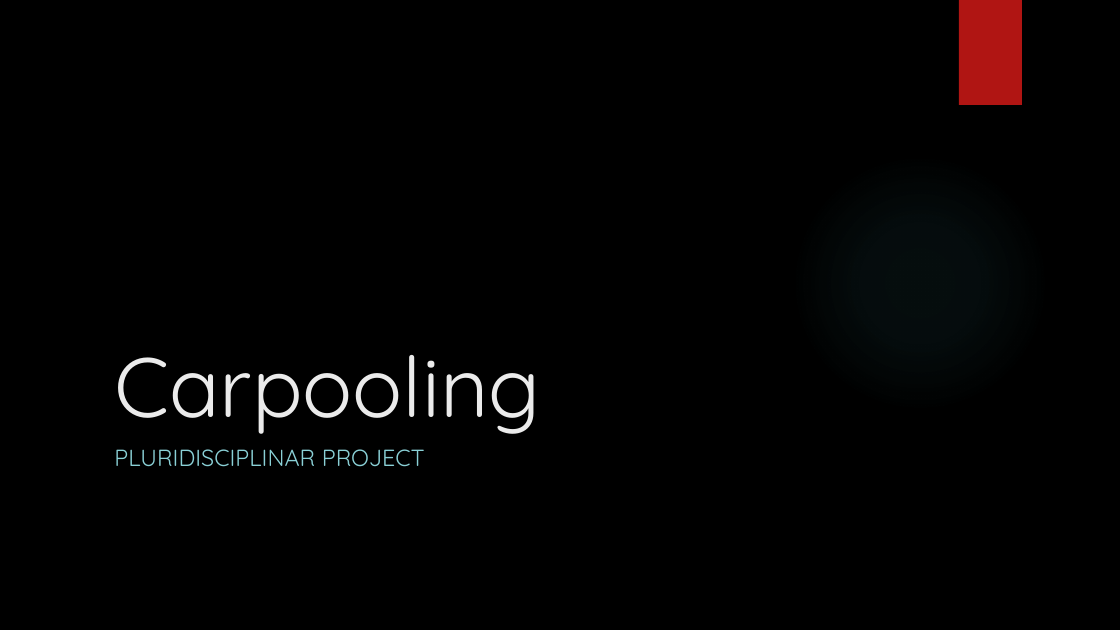
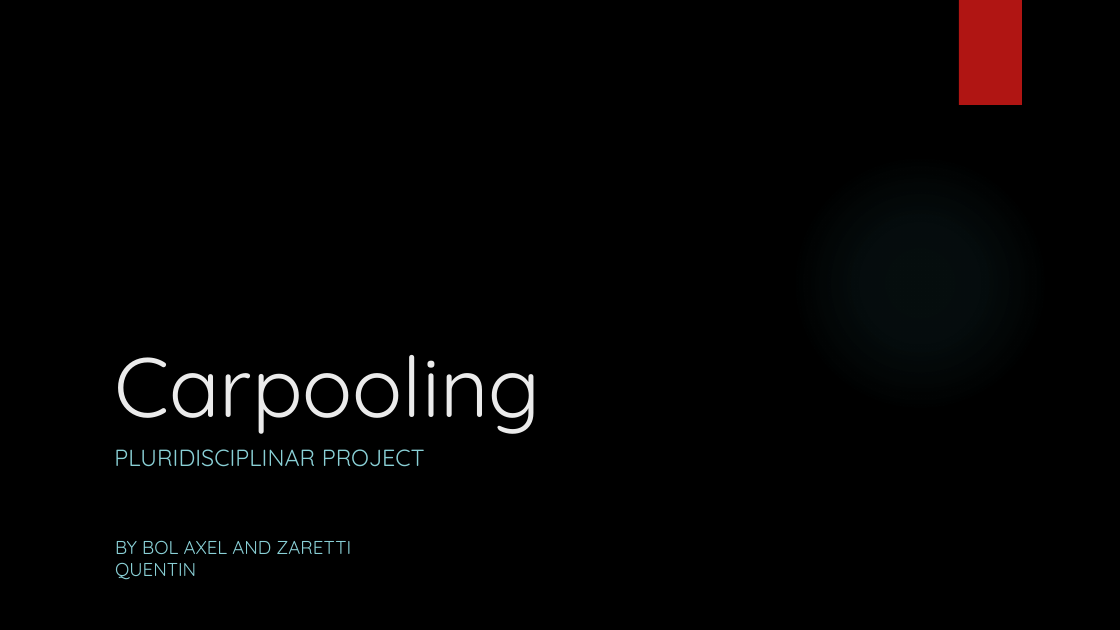
Before and after one commit to Tisax190/CoVoiturage, a slide deck: slide 1 of Carpooling.pptx. Drawn at 1120x630 pixels with LibreOffice and Linux fonts; fonts in the diff are those of the drawing; background and template pictures are left out. Boxes give left, top, right and bottom in pixels: in the first picture for what was removed or moved away, otherwise in the second. Text is boxed around its words. In the diff, an @@ line names an element or a change of style, - is before the commit and + after.

```diff
--- a/Carpooling.pptx
+++ b/Carpooling.pptx
@@ text added at [115,540,351,580], 16 pt, text #8AD0D6 @@
+BY BOL AXEL AND ZARETTI QUENTIN
```
Also in this commit, not shown: 1 other slide changed, 1 slide added.
